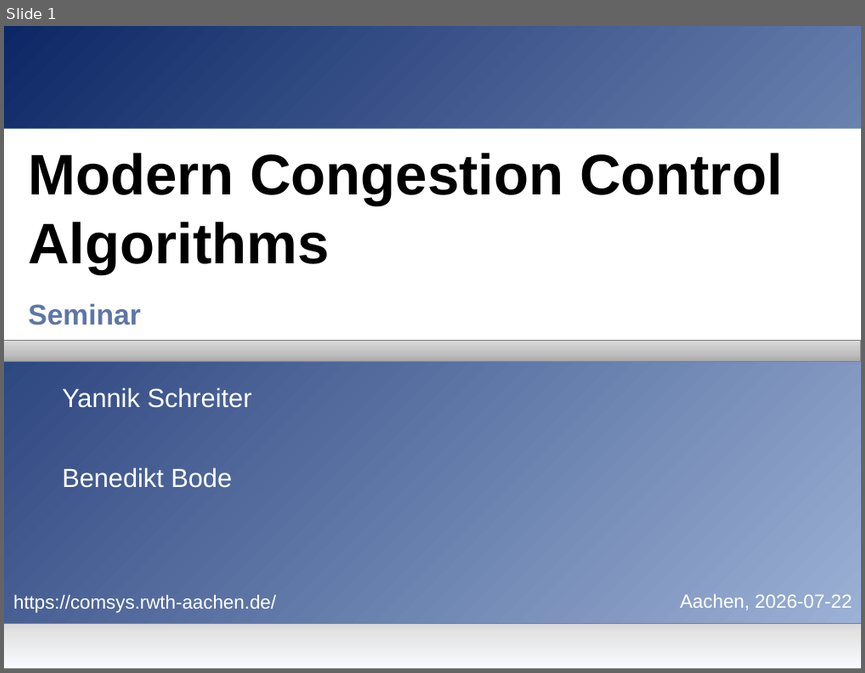
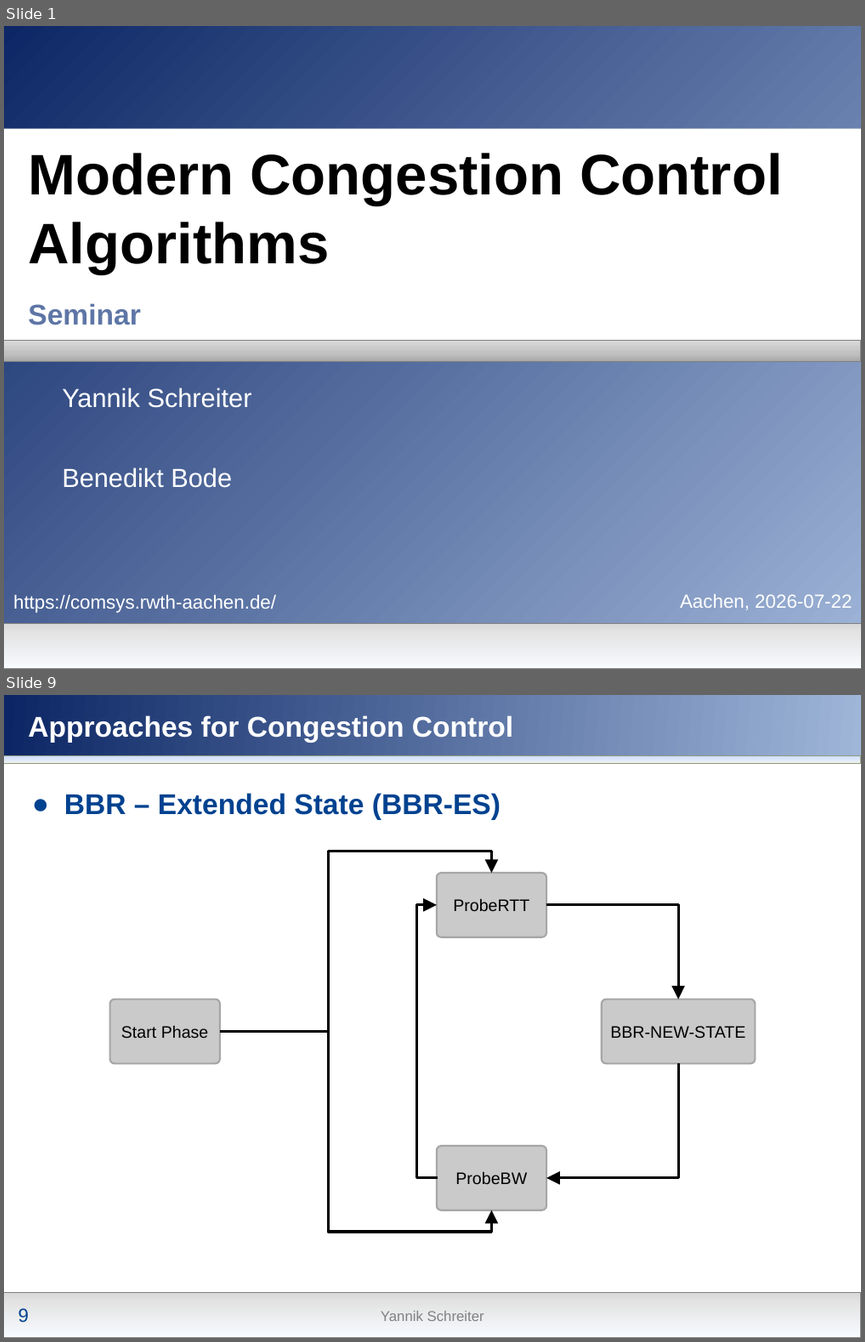
Before and after one commit to nochlachstdu/Seminararbeit, a slide deck: Modern_Congestion_Control.pptx. Shown one above the other, each under a label of ours: slide 1 before the commit, slides 1 and 9 after it; the slides between them are not shown. The pictures are 865x673 and 865x1342 pixels, drawn with LibreOffice and Linux fonts; fonts in the diff are those of the drawing; background and template pictures are left out. Boxes give left, top, right and bottom in pixels: in the first picture for what was removed or moved away, otherwise in the second. Text is boxed around its words. In the diff, an @@ line names an element or a change of style, - is before the commit and + after.

```diff
--- a/Modern_Congestion_Control.pptx
+++ b/Modern_Congestion_Control.pptx
@@ slide 9 added at (4,695,861,1338), background gradient #00418F to #5677C1 @@
@@ rectangle added at (4,695,861,774), fill gradient #0C2665 to #9FB6D9 @@
@@ title added at (28,715,513,743), 24 pt, text #FFFFFF, bold @@
+Approaches for Congestion Control
@@ rectangle added at (4,758,861,1293), fill #FFFFFF @@
@@ rectangle added at (4,756,861,764), fill gradient #F2F2F2 to #CEDFFF, outline #919978 0.75 pt @@
@@ text added at (64,793,500,820), 24 pt, text #004290, bold @@
+● BBR – Extended State (BBR-ES)
@@ elbow arrow added from (220, 1031) to (492, 873), #000000 2.25 pt @@
@@ rounded rectangle added at (437,873,546,936), fill #CACACA, outline #A6A6A6 1.5 pt, 14 pt, text #000000 @@
+ProbeRTT
@@ elbow arrow added from (438, 1178) to (437, 905), #000000 2.25 pt @@
@@ elbow arrow added from (546, 905) to (678, 999), #000000 2.25 pt @@
@@ rounded rectangle added at (110,999,220,1063), fill #CACACA, outline #A6A6A6 1.5 pt, 14 pt, text #000000 @@
+Start Phase
@@ rounded rectangle added at (602,999,755,1063), fill #CACACA, outline #A6A6A6 1.5 pt, 14 pt, text #000000 @@
+BBR-NEW-STATE
@@ elbow arrow added from (220, 1031) to (492, 1210), #000000 2.25 pt @@
@@ elbow arrow added from (678, 1063) to (546, 1178), #000000 2.25 pt @@
@@ rounded rectangle added at (437,1145,546,1210), fill #CACACA, outline #A6A6A6 1.5 pt, 14 pt, text #000000 @@
+ProbeBW
@@ rectangle added at (4,1293,861,1338), fill gradient #D9D9D9 to #E4E4E4 to #F8FBFF, outline #808080 0.75 pt @@
@@ page number added at (18,1308,29,1321), 16 pt, text #004290 @@
+9
@@ text added at (381,1310,484,1321), 12 pt, text #808080 @@
+Yannik Schreiter
```
Also in this commit, not shown: 16 slides changed, 10 other slides added.
